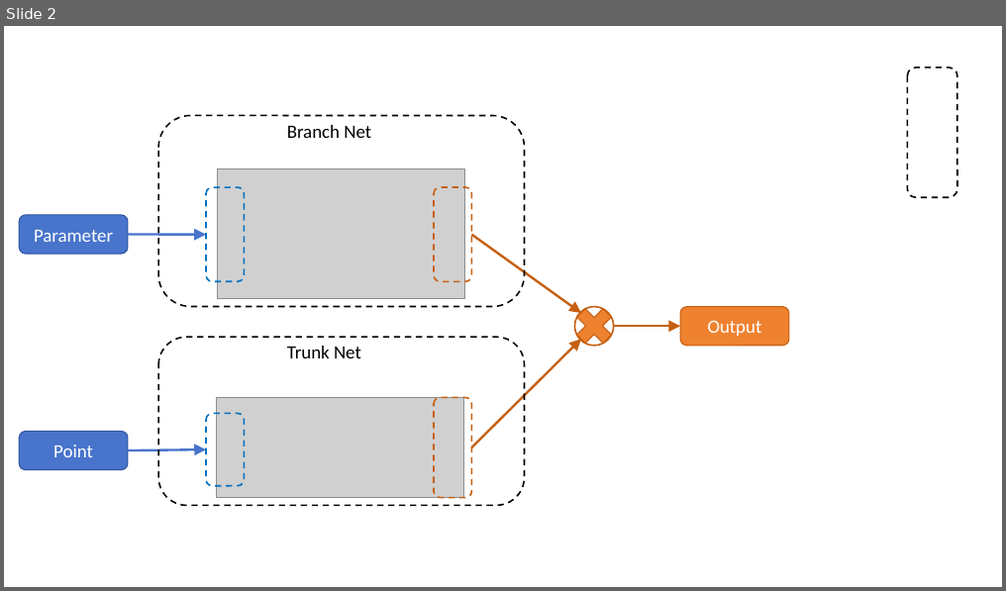
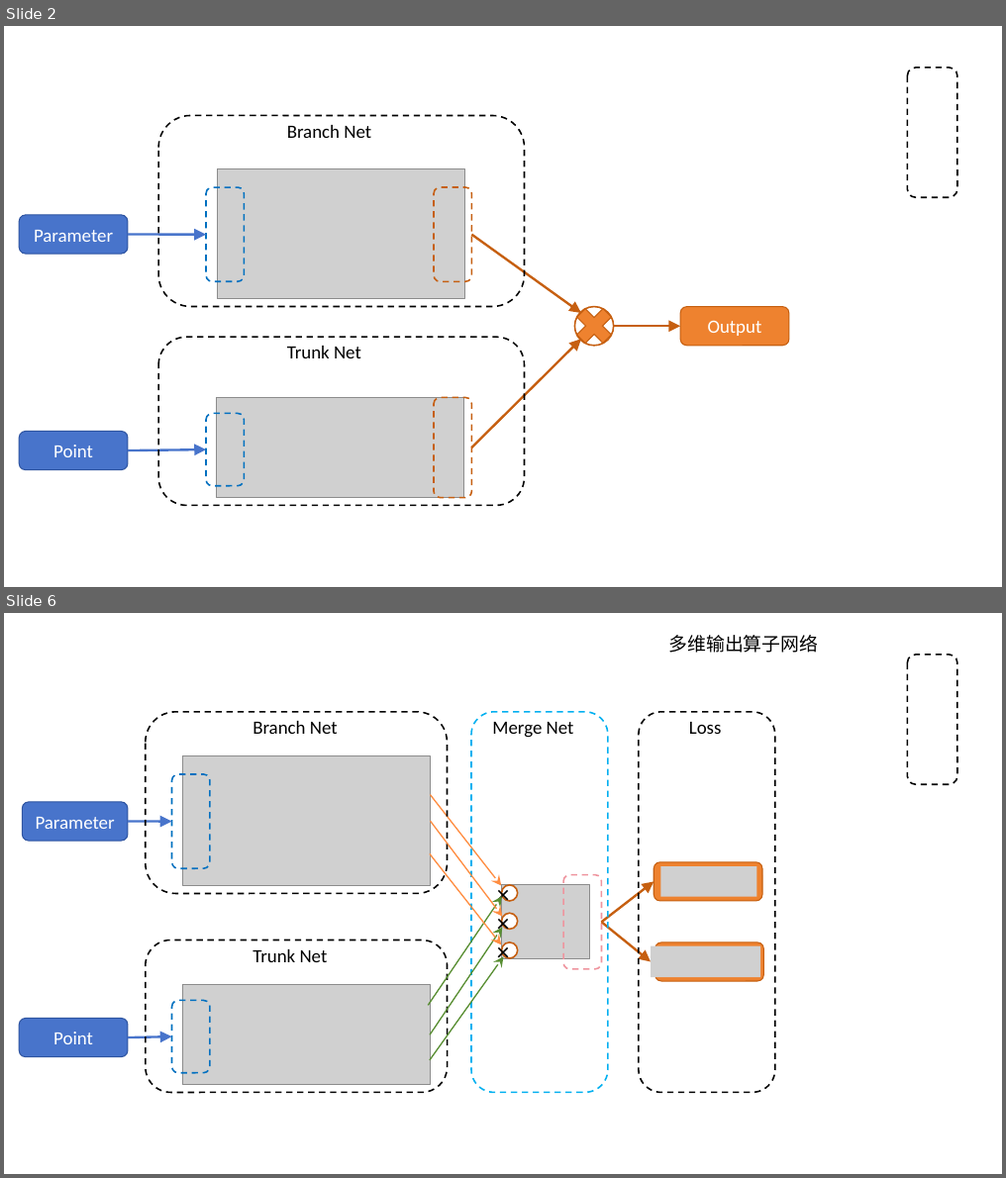
Before and after one commit to hanrui2003/pinn-pytorch, a slide deck: MLDA/论文画图.pptx. Shown one above the other, each under a label of ours: slide 2 before the commit, slides 2 and 6 after it; the slides between them are not shown. The pictures are 1006x591 and 1006x1178 pixels, drawn with LibreOffice and Linux fonts; fonts in the diff are those of the drawing; grey boxes stand for pictures. Boxes give left, top, right and bottom in pixels: in the first picture for what was removed or moved away, otherwise in the second. Text is boxed around its words. In the diff, an @@ line names an element or a change of style, - is before the commit and + after.

```diff
--- a/MLDA/论文画图.pptx
+++ b/MLDA/论文画图.pptx
@@ slide 6 added at bbox=[4, 613, 1002, 1174], background #FFFFFF @@
@@ text added at bbox=[668, 635, 818, 653], 18 pt, text #000000 @@
+多维输出算子网络
@@ rounded rectangle added at bbox=[908, 655, 957, 784], outline #000000 1.5 pt dashed @@
@@ rounded rectangle added at bbox=[146, 712, 448, 894], outline #000000 1.5 pt dashed @@
@@ text added at bbox=[252, 721, 338, 734], 18 pt, text #000000 @@
+Branch Net
@@ rounded rectangle added at bbox=[471, 712, 607, 1093], outline #00B0F0 1.5 pt dashed @@
@@ text added at bbox=[492, 722, 574, 738], 18 pt, text #000000 @@
+Merge Net
@@ rounded rectangle added at bbox=[639, 712, 775, 1093], outline #000000 1.5 pt dashed @@
@@ text added at bbox=[689, 722, 722, 734], 18 pt, text #000000 @@
+Loss
@@ picture added at bbox=[183, 756, 431, 885] @@
@@ rounded rectangle added at bbox=[171, 774, 210, 869], outline #0070C0 1.5 pt dashed @@
@@ rounded rectangle added at bbox=[22, 802, 128, 842], fill #4874CB, outline #2E54A1 1 pt, 18 pt, text #FFFFFF @@
+Parameter
@@ arrow added from (430, 795) to (501, 886), #FF8D41 1.25 pt @@
@@ arrow added from (128, 821) to (171, 822), #4874CB 2.25 pt @@
@@ arrow added from (431, 821) to (503, 917), #FF8D41 1.25 pt @@
@@ arrow added from (430, 854) to (501, 946), #FF8D41 1.25 pt @@
@@ rounded rectangle added at bbox=[563, 875, 601, 969], outline #EF949E 1.5 pt dashed @@
@@ rounded rectangle added at bbox=[653, 862, 762, 901], fill #EE822F, outline #C65F10 1 pt @@
@@ picture added at bbox=[661, 866, 757, 897] @@
@@ arrow added from (429, 1005) to (502, 897), #588E31 1.25 pt @@
@@ arrow added from (601, 922) to (653, 881), #C65F10 2.25 pt @@
@@ arrow added from (430, 1035) to (503, 928), #588E31 1.25 pt @@
@@ group added at bbox=[490, 875, 590, 970]: 3 ellipses, 3 texts, 1 picture @@
+×️
+×️
+×️
@@ arrow added from (601, 922) to (650, 961), #C65F10 2.25 pt @@
@@ rounded rectangle added at bbox=[146, 940, 448, 1093], outline #000000 1.5 pt dashed @@
@@ text added at bbox=[252, 950, 328, 962], 18 pt, text #000000 @@
+Trunk Net
@@ arrow added from (430, 1060) to (503, 958), #588E31 1.25 pt @@
@@ picture added at bbox=[650, 947, 761, 977] @@
@@ rounded rectangle added at bbox=[655, 943, 764, 981], fill #EE822F, outline #C65F10 1 pt @@
@@ picture added at bbox=[182, 985, 430, 1085] @@
@@ rounded rectangle added at bbox=[19, 1019, 128, 1058], fill #4874CB, outline #2E54A1 1 pt, 18 pt, text #FFFFFF @@
+Point
@@ rounded rectangle added at bbox=[171, 1001, 210, 1073], outline #0070C0 1.5 pt dashed @@
@@ arrow added from (128, 1039) to (171, 1037), #4874CB 2.25 pt @@
```
Also in this commit, not shown: 4 other slides added, 1 slide removed, 15 other files.
